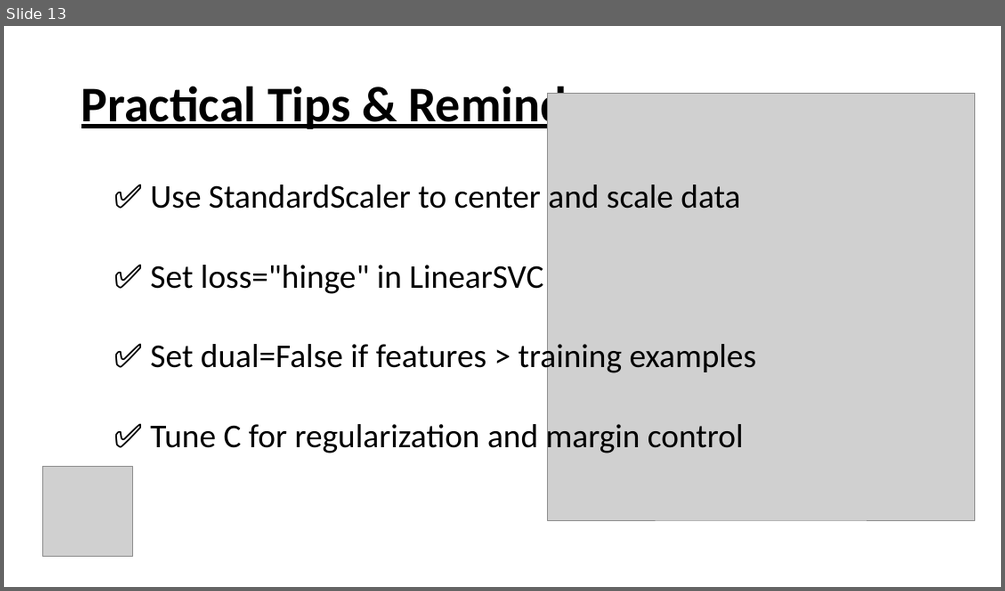
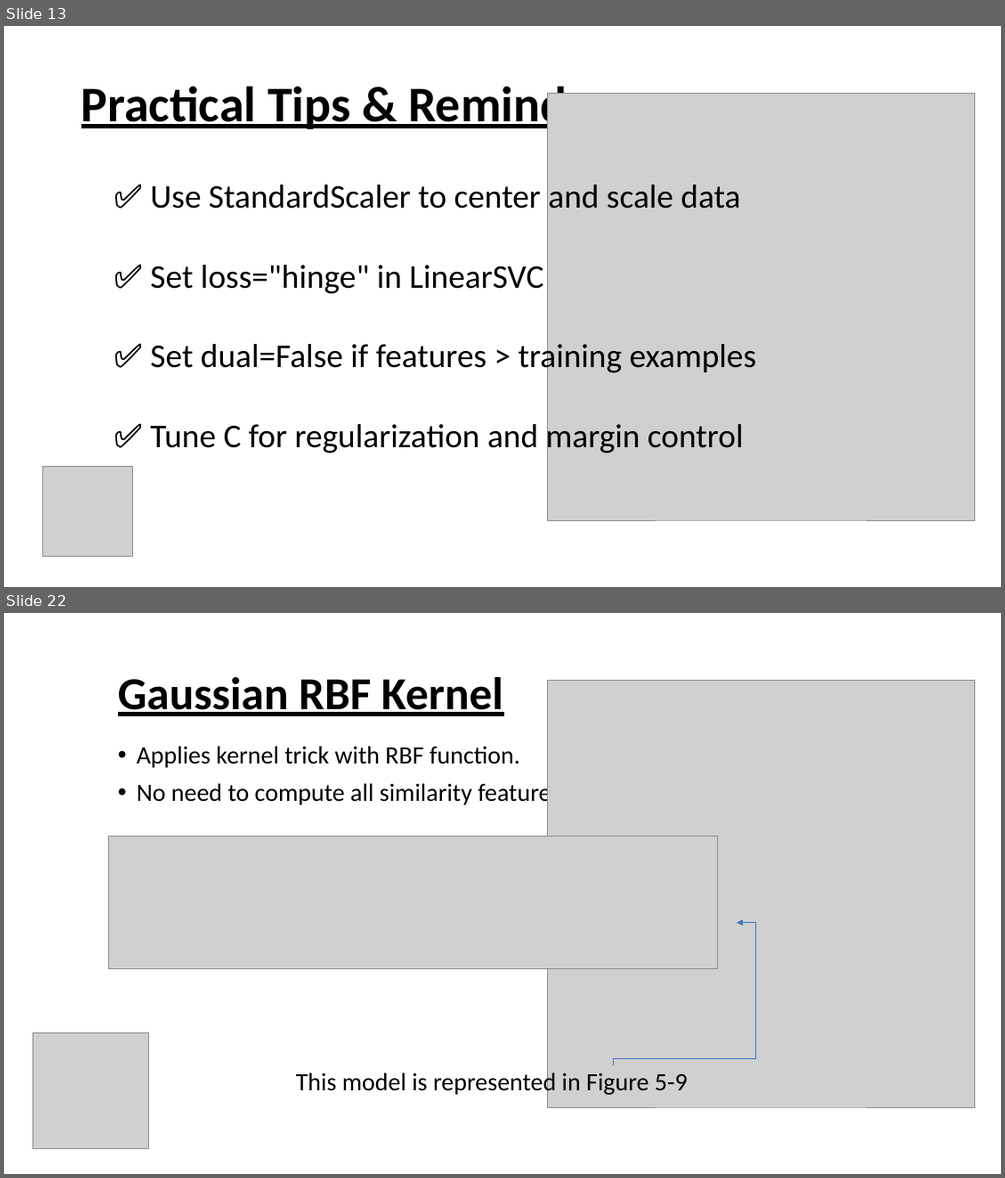
Before and after one commit to Mustafaahmed10/Machine-Learning-Slides-Chapter-5, a slide deck: Chapter 5.pptx. Shown one above the other, each under a label of ours: slide 13 before the commit, slides 13 and 22 after it; the slides between them are not shown. The pictures are 1005x591 and 1005x1178 pixels, drawn with LibreOffice and Linux fonts; fonts in the diff are those of the drawing; grey boxes stand for pictures. Boxes give left, top, right and bottom in pixels: in the first picture for what was removed or moved away, otherwise in the second. Text is boxed around its words. In the diff, an @@ line names an element or a change of style, - is before the commit and + after.

```diff
--- a/Chapter 5.pptx
+++ b/Chapter 5.pptx
@@ slide 22 added at bbox=[4, 613, 1001, 1174], background #FFFFFF @@
@@ title added at bbox=[118, 677, 503, 716], 44 pt, text #000000, bold, underline @@
+Gaussian RBF Kernel
@@ picture added at bbox=[547, 680, 974, 1107] @@
@@ text added at bbox=[137, 746, 560, 806], 24 pt, text #000000 @@
+• Applies kernel trick with RBF function.
+• No need to compute all similarity features manually.
@@ picture added at bbox=[109, 835, 718, 968] @@
@@ elbow arrow added from (613, 1065) to (736, 923), #4472C4 0.5 pt @@
@@ picture added at bbox=[32, 1032, 148, 1149] @@
@@ text added at bbox=[296, 1070, 688, 1096], 24 pt, text #000000 @@
+This model is represented in Figure 5-9
```
Also in this commit, not shown: 3 slides changed, 16 other slides added, 3 slides removed.
